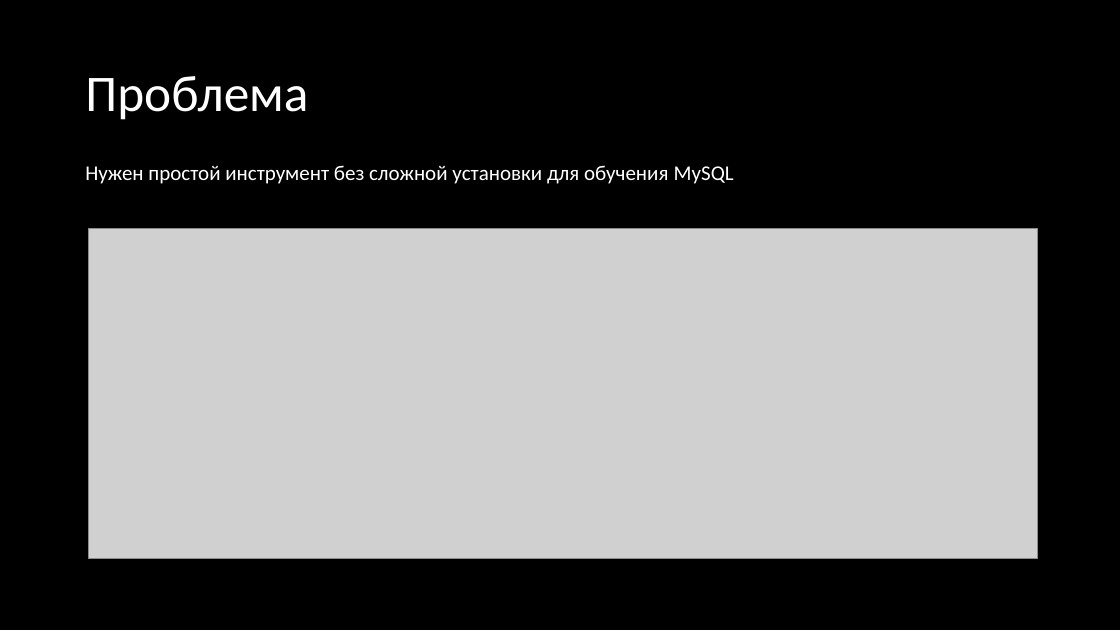
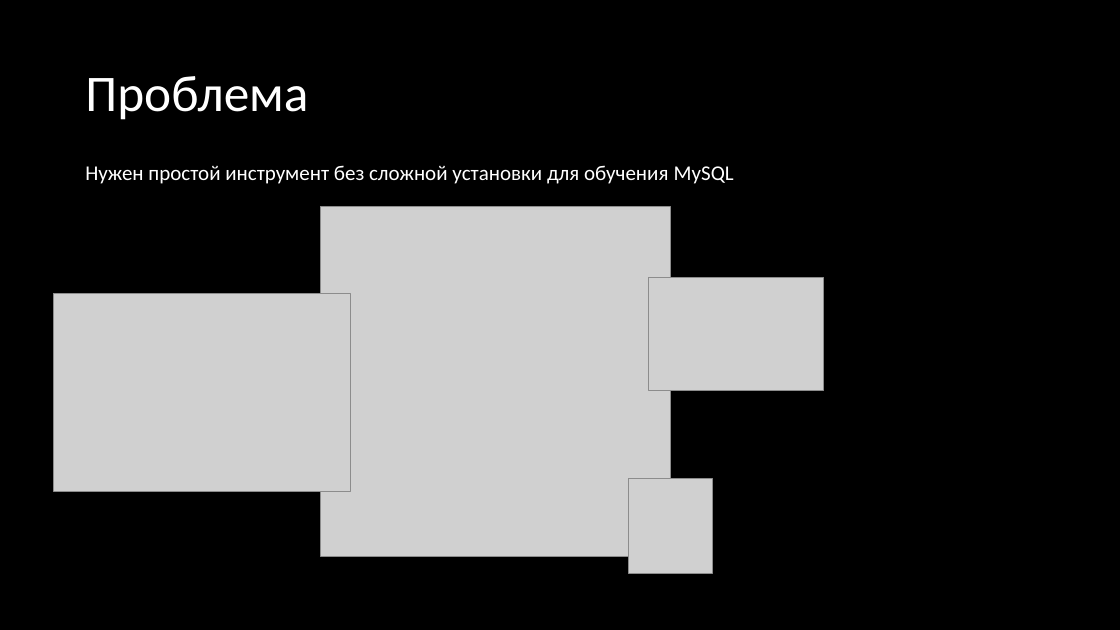
Before and after one commit to Zhur06/SQL_Teacher, a slide deck: slide 2 of Презентация.pptx. Drawn at 1120x630 pixels with LibreOffice and Linux fonts; fonts in the diff are those of the drawing; grey boxes stand for pictures. Boxes give left, top, right and bottom in pixels: in the first picture for what was removed or moved away, otherwise in the second. Text is boxed around its words. In the diff, an @@ line names an element or a change of style, - is before the commit and + after.

```diff
--- a/Презентация.pptx
+++ b/Презентация.pptx
@@ picture added at box(320, 206, 670, 556) @@
@@ picture removed at box(89, 229, 1038, 559) @@
@@ picture added at box(54, 294, 350, 492) @@
@@ picture added at box(649, 277, 823, 391) @@
@@ picture added at box(628, 479, 712, 573) @@
```
Also in this commit, not shown: 3 other slides changed, 2 slides added, 22 other files.
